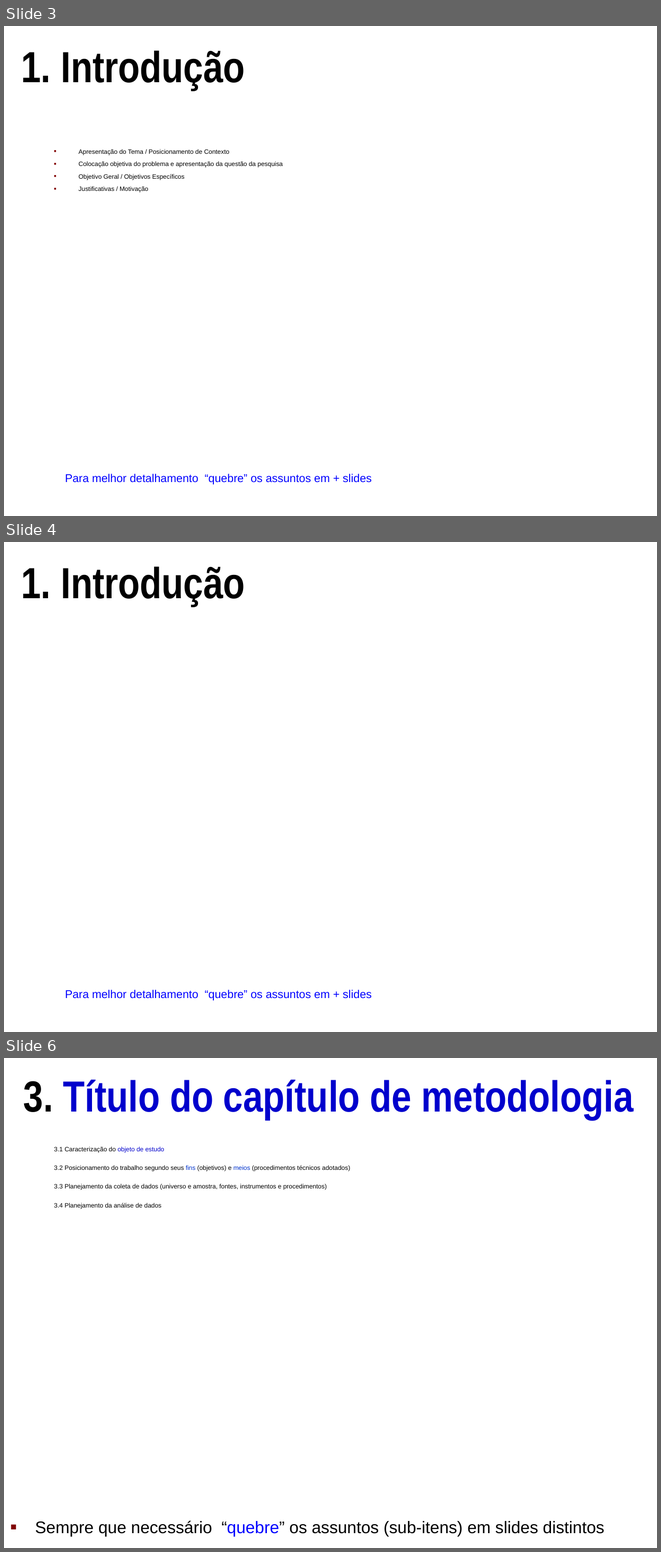
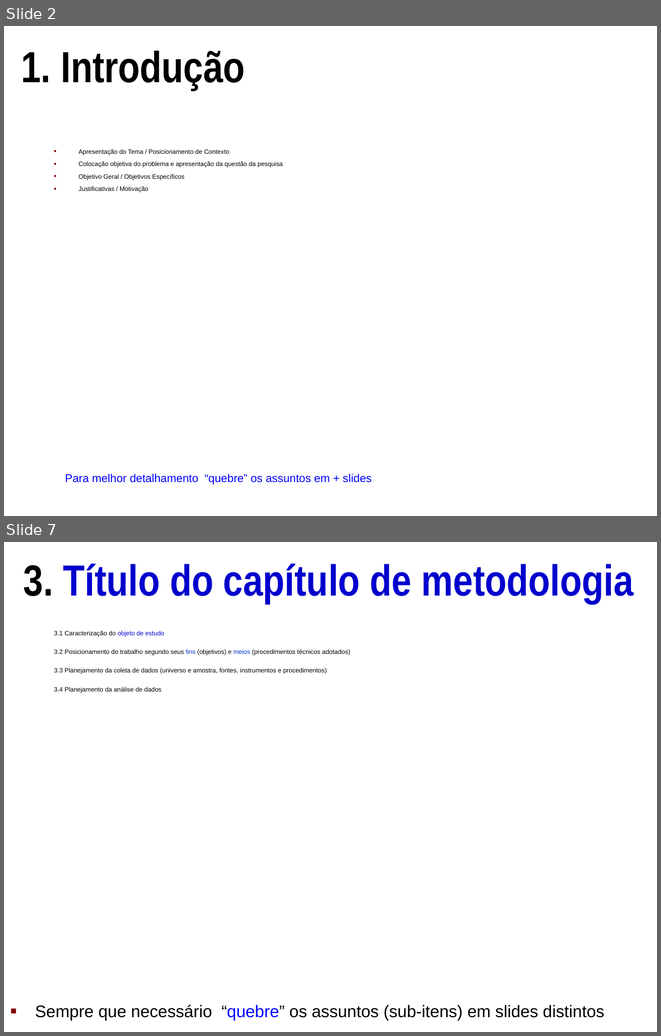
Before and after one commit to phsgregorio/imagem-medica, a slide deck: projectModel/Main.ppt. Shown one above the other, each under a label of ours: slides 3, 4 and 6 before the commit, slides 2 and 7 after it; the slides between them are not shown. The pictures are 661x1552 and 661x1036 pixels, drawn with LibreOffice and Linux fonts; fonts in the diff are those of the drawing. Boxes give left, top, right and bottom in pixels: in the first picture for what was removed or moved away, otherwise in the second. Text is boxed around its words. In the diff, an @@ line names an element or a change of style, - is before the commit and + after.

```diff
--- a/projectModel/Main.ppt
+++ b/projectModel/Main.ppt
@@ slide 4 removed at bbox=[4, 542, 657, 1032], background #FFFFFF @@
@@ title removed at bbox=[21, 566, 245, 606] @@
-1. Introdução
@@ text removed at bbox=[65, 989, 372, 1000] @@
-Para melhor detalhamento “quebre” os assuntos em + slides
@@ what was slide 3 is now slide 2 @@
@@ what was slide 6 is now slide 7 @@
```
Also in this commit, not shown: 5 slides changed, 4 slides added, 3 other slides removed.
